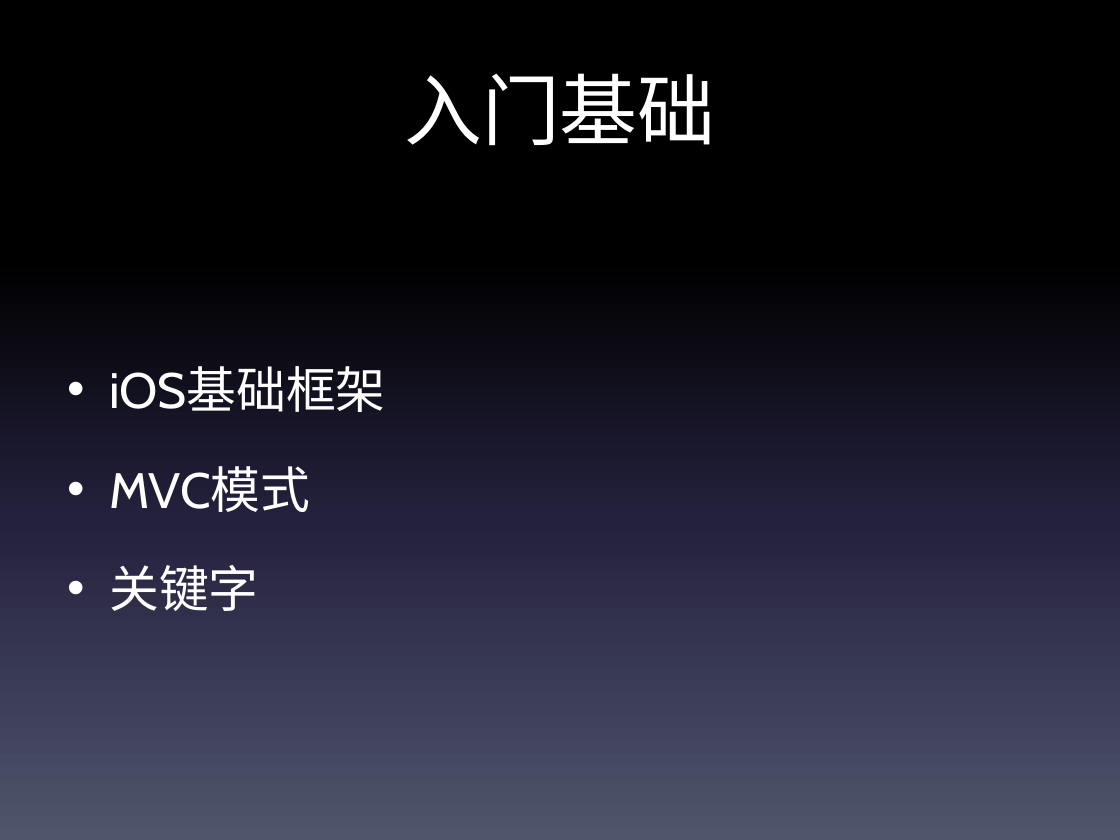
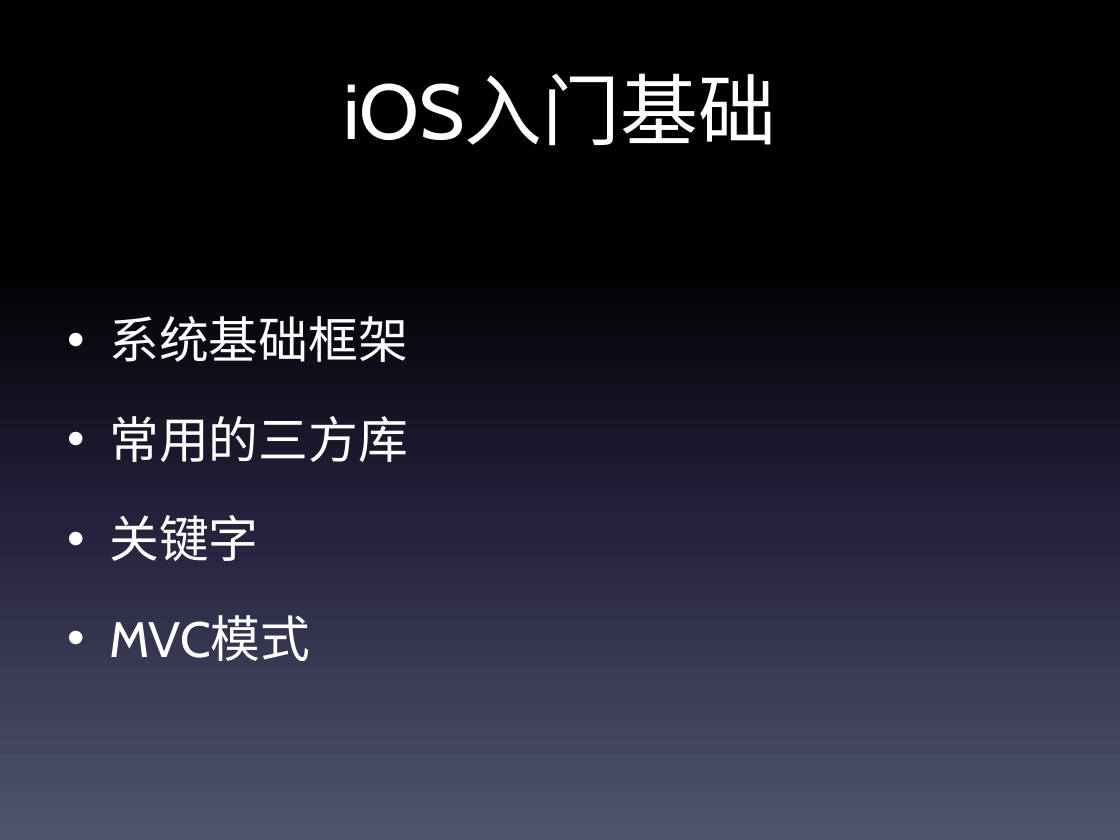
Before and after one commit to 394771176/iOS, a slide deck: slide 4 of iOS入门分享/iOS实战入门.pptx. Drawn at 1120x840 pixels with LibreOffice and Linux fonts; fonts in the diff are those of the drawing. Boxes give left, top, right and bottom in pixels: in the first picture for what was removed or moved away, otherwise in the second. Text is boxed around its words. In the diff, an @@ line names an element or a change of style, - is before the commit and + after.

```diff
--- a/iOS入门分享/iOS实战入门.pptx
+++ b/iOS入门分享/iOS实战入门.pptx
@@ title at [344, 73, 776, 146]: text changed @@
-入门基础
+iOS入门基础
@@ text at [109, 316, 408, 561]: text changed @@
-• iOS基础框架
+• 系统基础框架
+• 常用的三方库
+• 关键字
@@ text at [109, 565, 258, 611]: paragraph removed @@
-• 关键字
```
Also in this commit, not shown: 6 other slides changed, 1 slide added, 14 other files.
